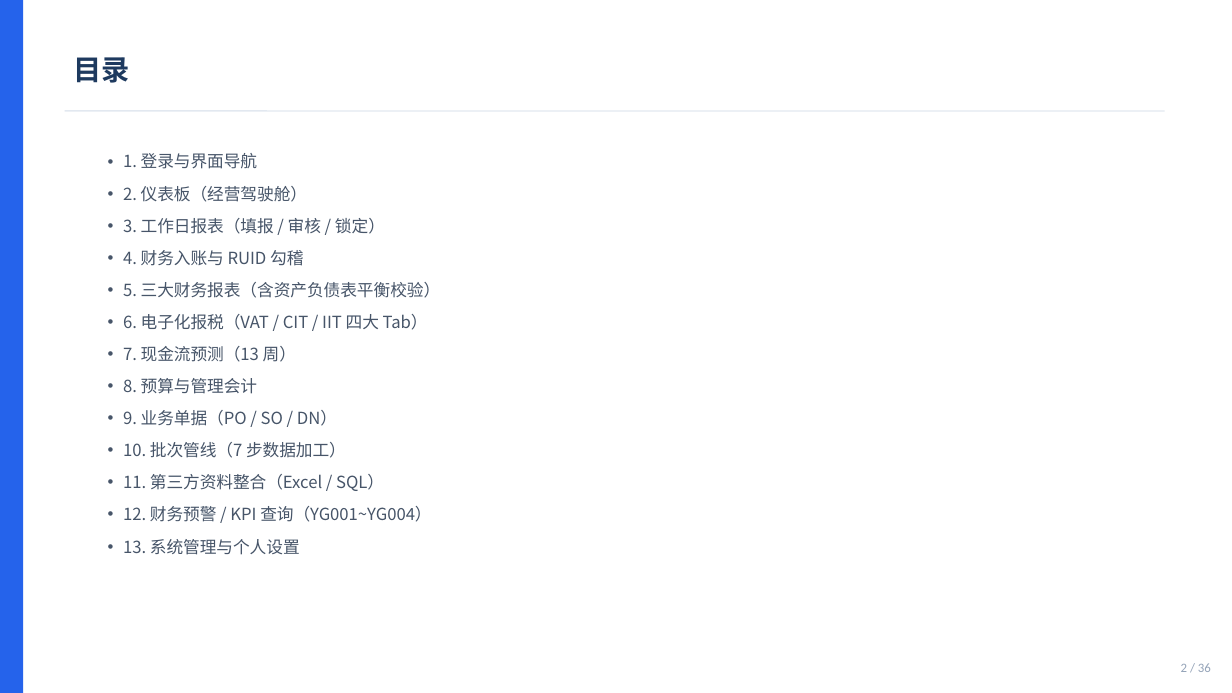
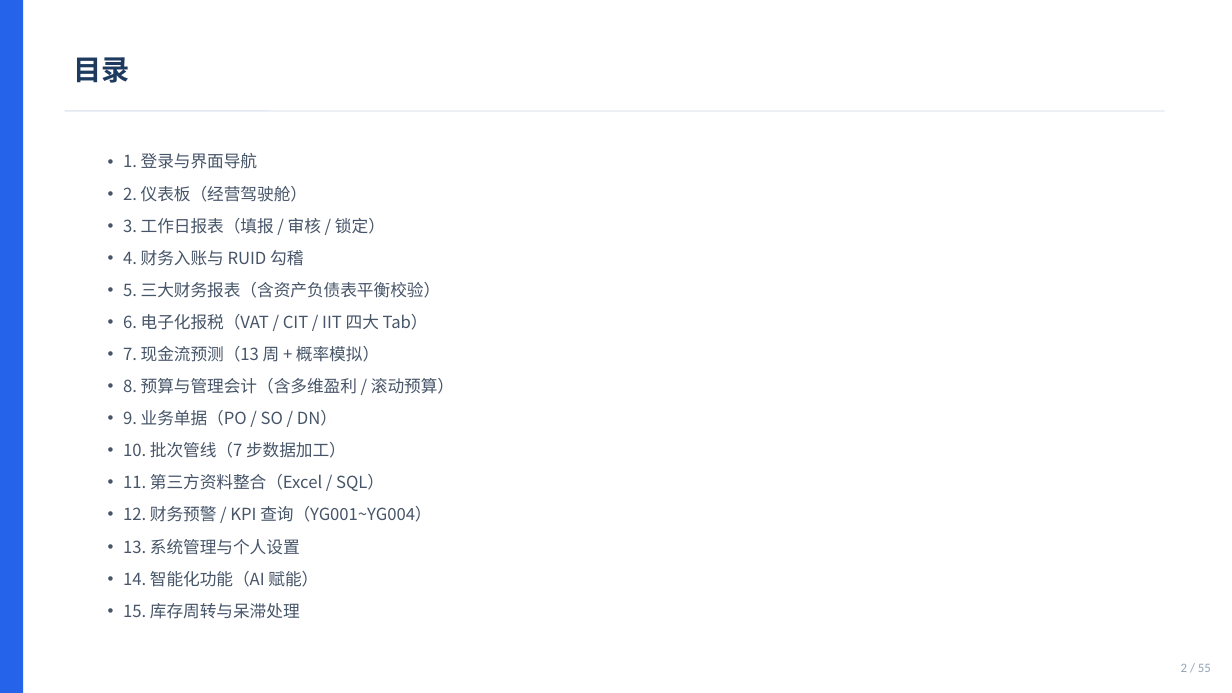
Before and after one commit to rocky1953/ERMM-finance-system, a slide deck: slide 2 of docs/ERMM_使用者操作手冊.pptx. Drawn at 1232x693 pixels with LibreOffice and Linux fonts; fonts in the diff are those of the drawing. Boxes give left, top, right and bottom in pixels: in the first picture for what was removed or moved away, otherwise in the second. Text is boxed around its words. In the diff, an @@ line names an element or a change of style, - is before the commit and + after.

```diff
--- a/docs/ERMM_使用者操作手冊.pptx
+++ b/docs/ERMM_使用者操作手冊.pptx
@@ text at (123, 346, 454, 394): text changed @@
-  • 7. 现金流预测（13 周）
-  • 8. 预算与管理会计
+  • 7. 现金流预测（13 周 + 概率模拟）
+  • 8. 预算与管理会计（含多维盈利 / 滚动预算）
@@ text at (123, 571, 318, 619): paragraphs added @@
+  • 14. 智能化功能（AI 赋能）
+  • 15. 库存周转与呆滞处理
@@ text at (1181, 664, 1211, 672): text changed @@
-2 / 36
+2 / 55
```
Also in this commit, not shown: 30 other slides changed, 19 slides added, 28 other files.
